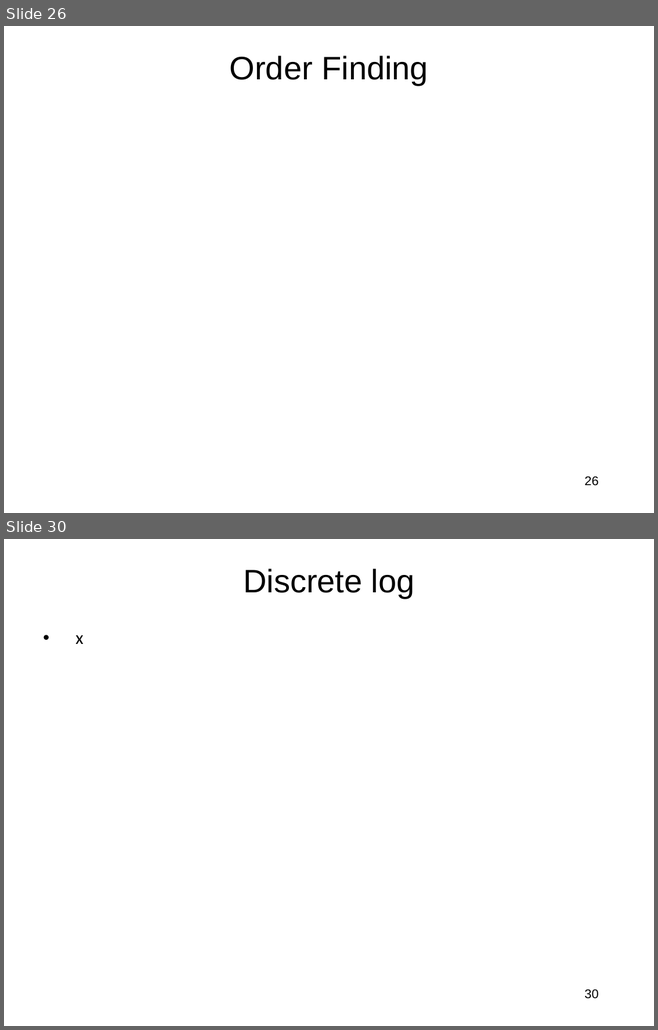
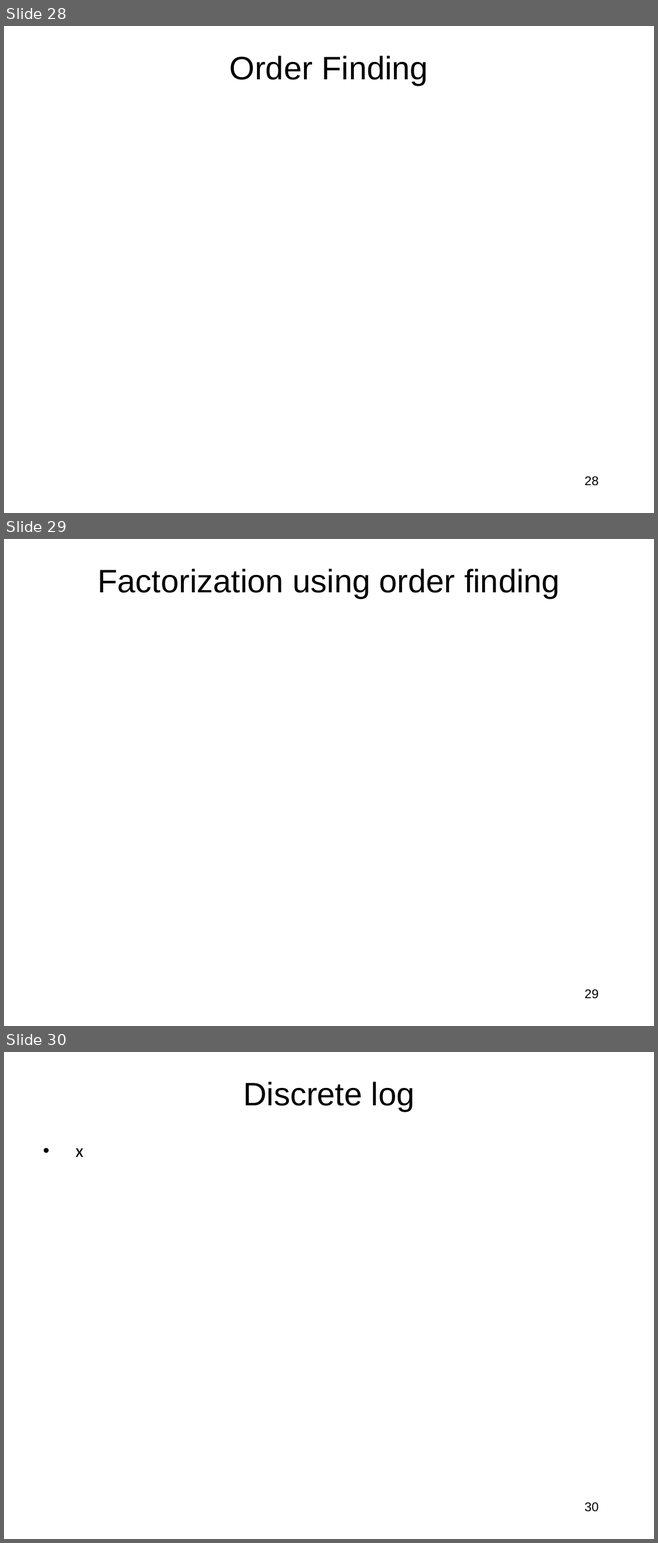
Before and after one commit to jlmucb/class_notes, a slide deck: BerkeleyClass/CS290Spring2013/Lectures/QC.pptx. Shown one above the other, each under a label of ours: slides 26 and 30 before the commit, slides 28, 29 and 30 after it; the slides between them are not shown. The pictures are 658x1030 and 658x1543 pixels, drawn with LibreOffice and Linux fonts; fonts in the diff are those of the drawing; grey boxes stand for pictures. Boxes give left, top, right and bottom in pixels: in the first picture for what was removed or moved away, otherwise in the second. Text is boxed around its words. In the diff, an @@ line names an element or a change of style, - is before the commit and + after.

```diff
--- a/BerkeleyClass/CS290Spring2013/Lectures/QC.pptx
+++ b/BerkeleyClass/CS290Spring2013/Lectures/QC.pptx
@@ slide 29 added at [4,539,654,1026], background #FFFFFF @@
@@ title added at [98,569,560,598], 36 pt, text #000000 @@
+Factorization using order finding
@@ page number added at [584,989,598,999], 14 pt, text #000000 @@
+29
@@ what was slide 26 is now slide 28 @@
@@ page number at [584,476,598,486]: text changed @@
-26
+28
```
Also in this commit, not shown: 6 slides changed, 6 other slides added, 4 slides removed.
